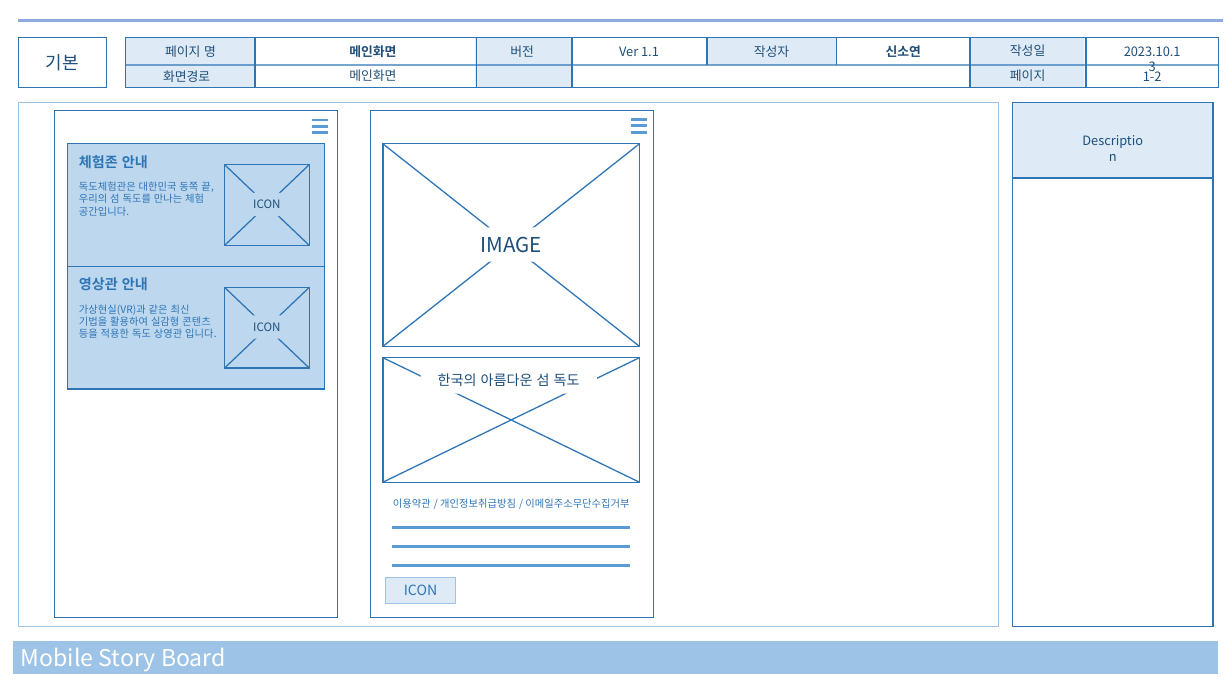
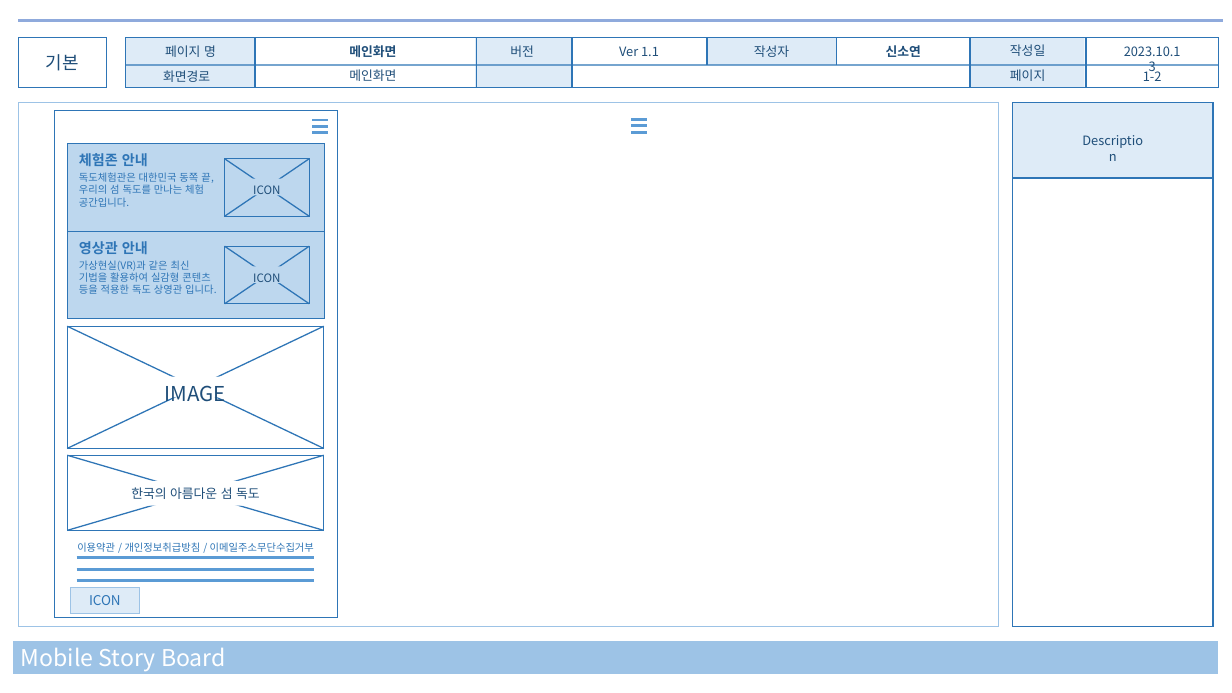
Before and after one commit to ttoyon/sinso2913, a slide deck: slide 3 of 디자인/독도홈페이지_20231013_신소연.pptx. Drawn at 1232x693 pixels with LibreOffice and Linux fonts; fonts in the diff are those of the drawing. Boxes give left, top, right and bottom in pixels: in the first picture for what was removed or moved away, otherwise in the second. Text is boxed around its words. In the diff, an @@ line names an element or a change of style, - is before the commit and + after.

```diff
--- a/디자인/독도홈페이지_20231013_신소연.pptx
+++ b/디자인/독도홈페이지_20231013_신소연.pptx
@@ rectangle removed at (371, 111, 653, 617) @@
@@ rectangle: place and size @@
-rectangle at (67, 144, 324, 267)
+rectangle at (67, 144, 324, 232)
@@ text "독도체험관은 대한민국 동쪽 끝, 우리의 ...": place and size @@
-text "독도체험관은 대한민국 동쪽 끝, 우리의 ..." at (79, 181, 214, 216)
+text "독도체험관은 대한민국 동쪽 끝, 우리의 ..." at (79, 172, 214, 207)
@@ rectangle: place and size @@
-rectangle at (225, 165, 310, 245)
+rectangle at (225, 159, 310, 216)
@@ line moved from (225, 165) - (310, 246) to (225, 159) - (310, 216) @@
@@ line moved from (310, 165) - (225, 246) to (310, 159) - (225, 216) @@
@@ text "ICON" rewrapped from (253, 199, 280, 208) to (253, 185, 280, 198) @@
@@ rectangle: place and size @@
-rectangle at (67, 266, 324, 389)
+rectangle at (67, 231, 324, 319)
@@ text "영상관 안내": place and size @@
-text "영상관 안내" at (79, 277, 148, 290)
+text "영상관 안내" at (79, 241, 148, 254)
@@ text "가상현실(VR)과 같은 최신 기법을 활용하여 ...": place and size @@
-text "가상현실(VR)과 같은 최신 기법을 활용하여 ..." at (79, 304, 217, 338)
+text "가상현실(VR)과 같은 최신 기법을 활용하여 ..." at (79, 260, 217, 294)
@@ line moved from (225, 287) - (310, 368) to (225, 246) - (310, 304) @@
@@ line moved from (310, 287) - (225, 368) to (310, 246) - (225, 304) @@
@@ rectangle: place and size @@
-rectangle at (225, 287, 310, 368)
+rectangle at (225, 246, 310, 303)
@@ text "ICON": place and size @@
-text "ICON" at (253, 322, 280, 331)
+text "ICON" at (253, 273, 280, 285)
@@ rectangle: place and size @@
-rectangle at (383, 144, 640, 347)
+rectangle at (67, 326, 324, 448)
@@ line moved from (383, 144) - (640, 347) to (67, 326) - (323, 448) @@
@@ line moved from (640, 144) - (383, 347) to (323, 326) - (67, 448) @@
@@ text "IMAGE": place and size @@
-text "IMAGE" at (481, 236, 542, 253)
+text "IMAGE" at (165, 385, 226, 403)
@@ rectangle: place and size @@
-rectangle at (383, 358, 640, 482)
+rectangle at (67, 456, 324, 531)
@@ line moved from (383, 358) - (640, 482) to (67, 456) - (323, 531) @@
@@ line moved from (640, 358) - (383, 482) to (323, 456) - (67, 531) @@
@@ text "한국의 아름다운 섬 독도": place and size @@
-text "한국의 아름다운 섬 독도" at (438, 373, 580, 386)
+text "한국의 아름다운 섬 독도" at (131, 487, 260, 499)
@@ text "한국의 아름다운 섬 독도" at (131, 487, 260, 499): size 11 to 10 pt @@
@@ text "이용약관 / 개인정보취급방침 / 이메일주소무단수집거부": place and size @@
-text "이용약관 / 개인정보취급방침 / 이메일주소무단수집거부" at (393, 498, 629, 508)
+text "이용약관 / 개인정보취급방침 / 이메일주소무단수집거부" at (77, 542, 314, 552)
@@ line moved from (392, 527) - (630, 527) to (77, 557) - (314, 557) @@
@@ line moved from (392, 546) - (630, 546) to (77, 569) - (314, 569) @@
@@ rectangle "ICON": place and size @@
-rectangle "ICON" at (386, 578, 456, 604)
+rectangle "ICON" at (70, 588, 140, 614)
@@ rectangle "ICON" at (70, 588, 140, 614): size 11 to 10.5 pt @@
@@ line moved from (392, 566) - (630, 566) to (77, 581) - (314, 581) @@
```
Also in this commit, not shown: 1 other slide changed, 5 other files.
